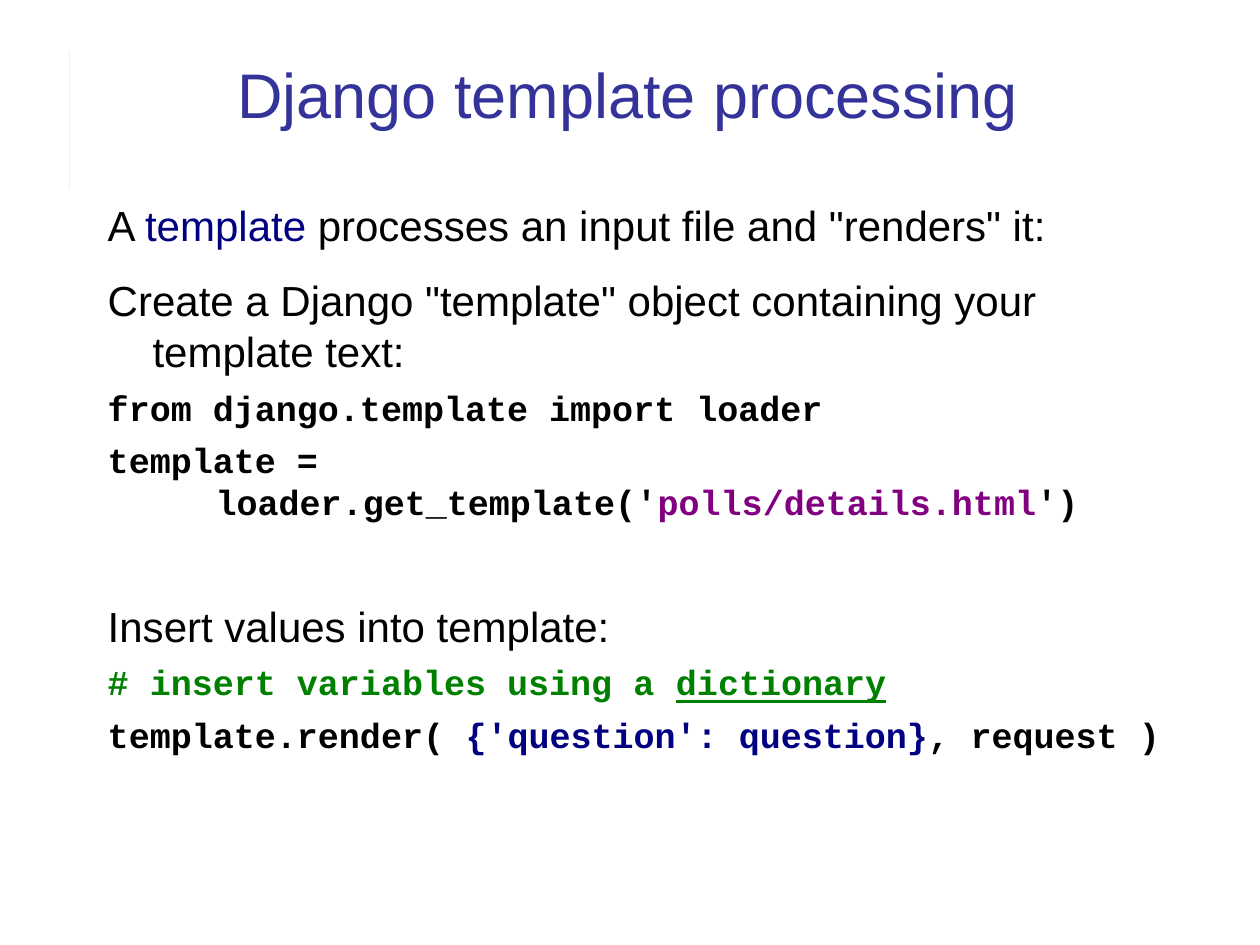
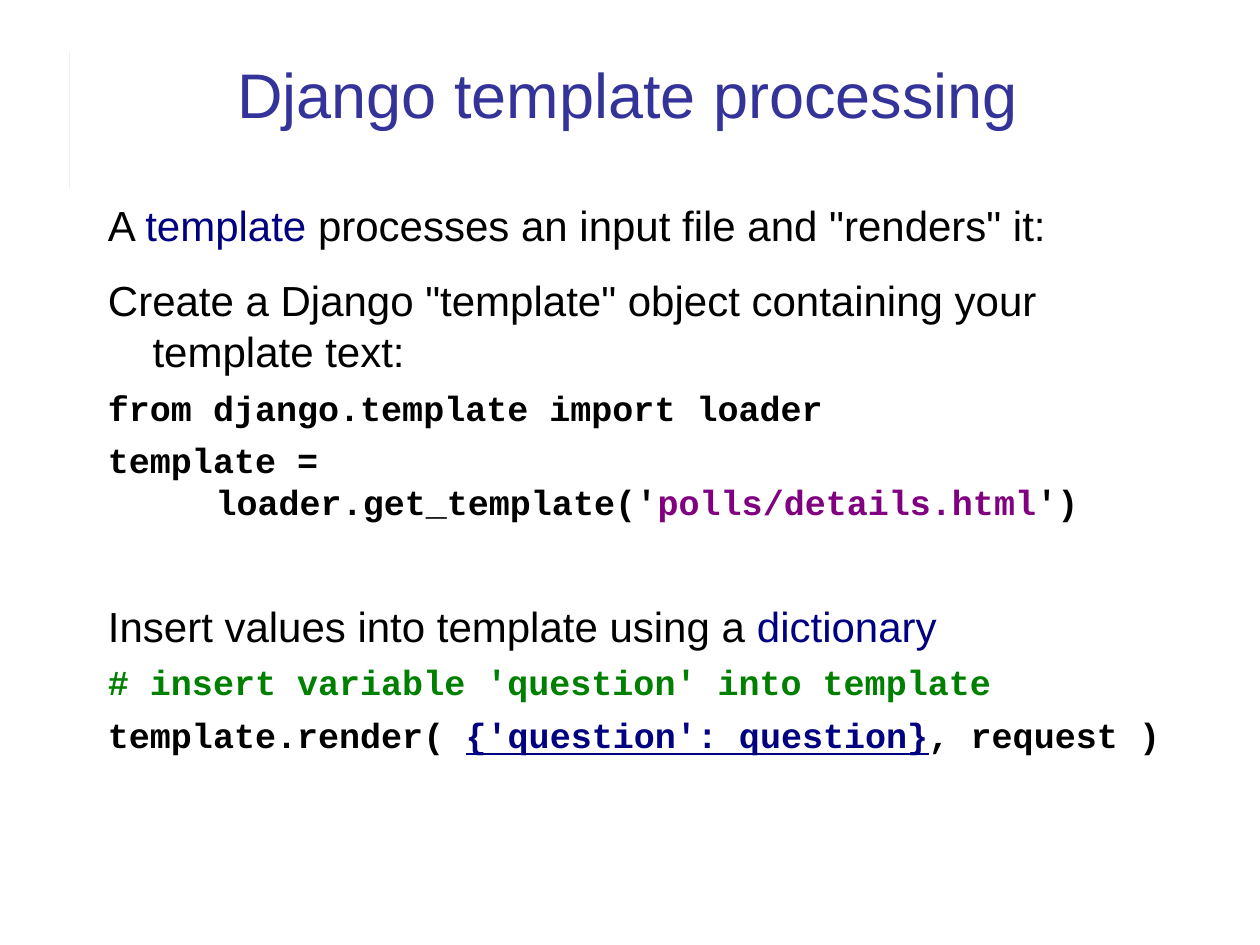
Before and after one commit to cpske/ISP, a slide deck: slide 6 of web/Django-review-1.ppt. Drawn at 1260x945 pixels with LibreOffice and Linux fonts; fonts in the diff are those of the drawing. Boxes give left, top, right and bottom in pixels: in the first picture for what was removed or moved away, otherwise in the second. Text is boxed around its words. In the diff, an @@ line names an element or a change of style, - is before the commit and + after.

```diff
--- a/web/Django-review-1.ppt
+++ b/web/Django-review-1.ppt
@@ text at (108,210,1118,756): underline on in "{'question': question},"; indent changed @@
@@ text at (108,611,991,703): text changed; size 20 to 24 pt; font Courier New to Arial; bold off @@
-Insert values into template:
-# insert variables using a dictionary
+Insert values into template using a dictionary
+# insert variable 'question' into template
```
Also in this commit, not shown: 16 other slides changed, 3 other files.
